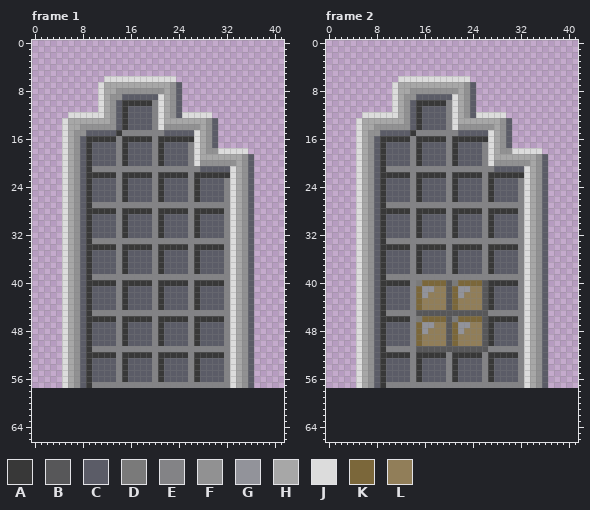
A pixel-art file gets an edit: Assets/Sprites/Level/ExitDoor.ase. The picture above was drawn from the file before the commit.
44x60 pixels, 41 frames. Colours within 5 levels of each other are drawn and written as one. Shown: frame 1, frame 2. The old version is drawn lined up with the new one, on the new canvas. The commit also changed other frames, which this record leaves out.
Palette (. is transparent): A #383838  B #575759  C #5b5c67  D #7a7a7a  E #838386  F #919192  G #92939a  H #a7a7a7  J #dcdcdc  K #7b673a  L #917e59
The same view after the edit:
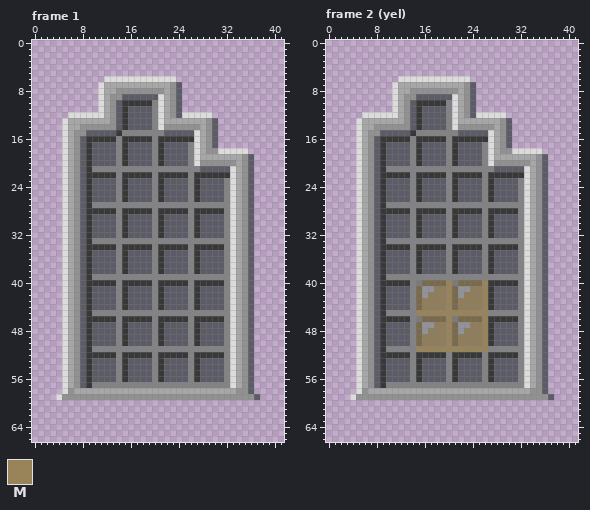
Colours new in this view: M #99845a
Diff:
canvas 44x60 -> 42x67, the old top-left corner now at -1,-2 (the part of the old canvas that was cut away was empty and is not shown)
Colour K changes from #7b673a to #7a6a49.
Frame 1:
Colour C is added in row 58 at x 36; in row 59 at x 37.
Colour F is added in row 58 at x 6 and 34 to 35; in row 59 at x 5 to 36.
Colour H is added in row 58 at x 7 to 33.
Colour J is added in row 58 at x 5; in row 59 at x 4.
Frame 2 (yel):
Colour C is added in row 58 at x 36; in row 59 at x 37.
Colour F is added in row 58 at x 6 and 34 to 35; in row 59 at x 5 to 36.
Colour H is added in row 58 at x 7 to 33.
Colour J is added in row 58 at x 5; in row 59 at x 4.
Colour M replaces colour B in rows 40 to 44 at x 20 and 26; in row 45 at x 15 to 26; in rows 46 to 50 at x 20 and 26; in row 51 at x 15 to 26.
Changed places in both pictures, as pixel boxes (x1, y1, x2, y2):
added: (56, 388, 260, 400)
changed: (416, 280, 488, 352)
added: (350, 388, 554, 400)
